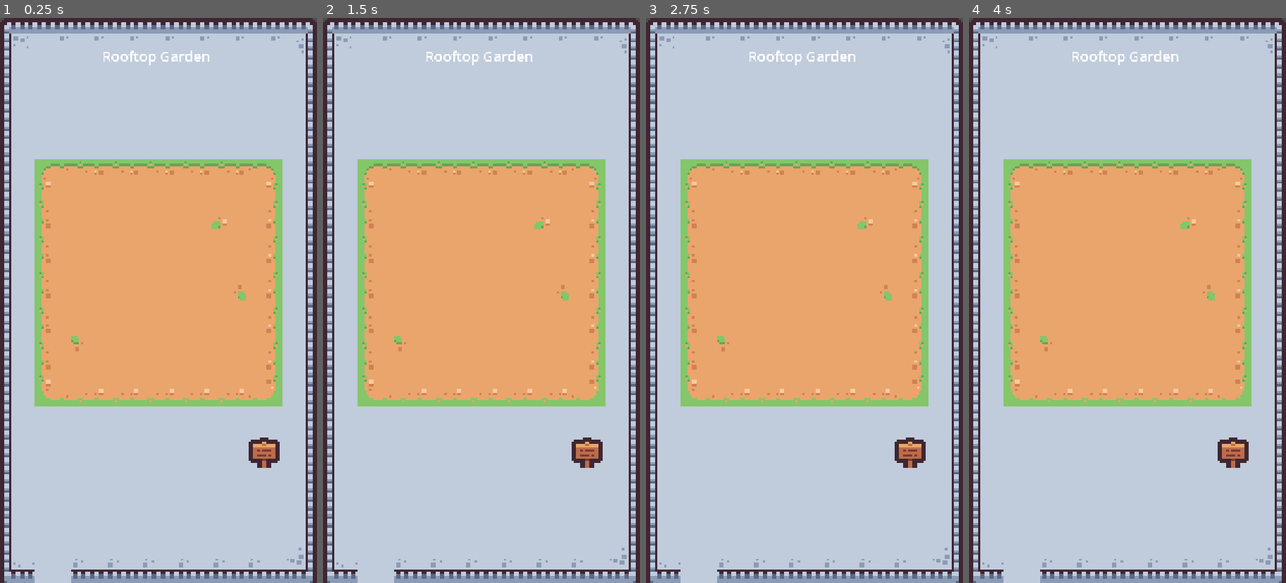
Above: before the commit, frames 1-4 (left to right).
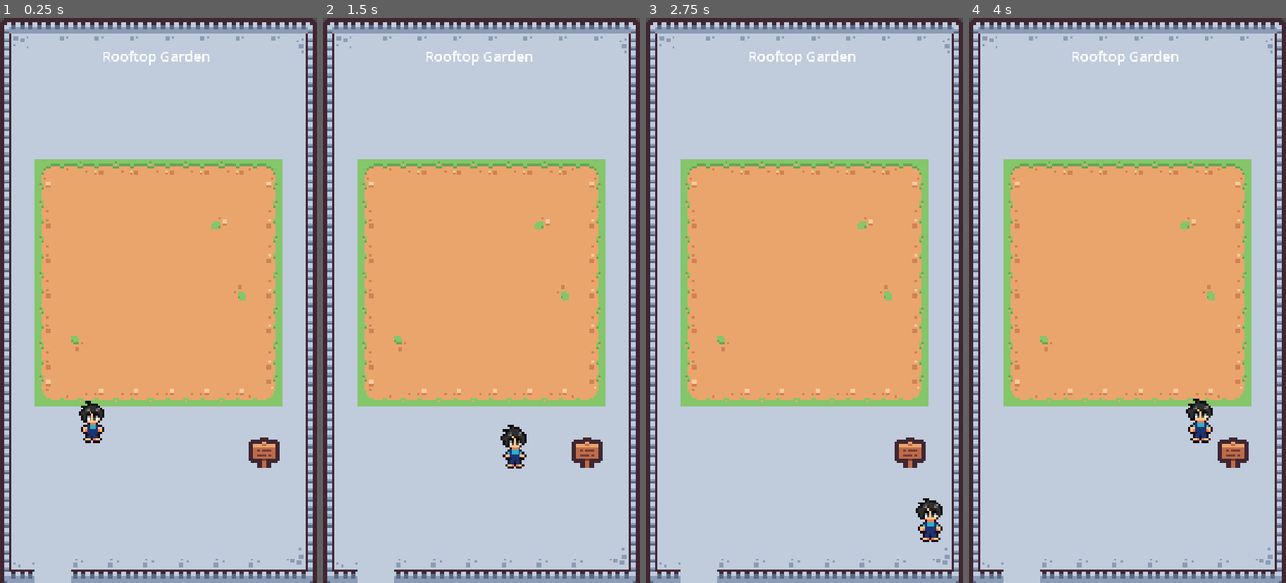
Above: after the commit, the same moments.

Repository: adnjoo/rooftop-garden
Game: Godot game, scene res://scenes/main.tscn
Two runs of this game, one before a commit and one after it. Both use one fixed random seed, a clock stepped at 60 frames per second and the inputs below.
Inputs:
- Up to frame 1 (0.25 s): no input
- Up to frame 2 (1.5 s): hold D (move_right, bound only after the commit) 0.53-1.28 s; hold S (move_down, bound only after the commit) from 1.28 s (still down)
- Up to frame 3 (2.75 s): release S (move_down, bound only after the commit) at 2.03 s; hold D (move_right, bound only after the commit) from 2.03 s (still down)
- Up to frame 4 (4 s): release D (move_right, bound only after the commit) at 2.78 s; hold W (move_up, bound only after the commit) 2.78-3.53 s; hold A (move_left, bound only after the commit) from 3.53 s (still down)

The runs differ from the first frame. In frame 1, 0.4% of the frame differs, in the area x 24-33%, y 67-76%; in frame 2, 0.4%; in frame 3, 0.5%; in frame 4, 0.5%, in the area x 68-77%, y 67-76%.

Commit message:
feat: add player character with idle animation (#4)
* feat: add player character with idle animation

* Add player character with movement and animations

* feat: add WASD + arrow key movement controls

* feat: add collision walls to contain player in play area

Diff:
--- a/project.godot
+++ b/project.godot
@@ -21,6 +21,33 @@
 window/size/viewport_height=1280
 window/stretch/mode="canvas_items"
 
+[input]
+
+move_left={
+"deadzone": 0.5,
+"events": [Object(InputEventKey,"resource_local_to_scene":false,"resource_name":"","device":-1,"window_id":0,"alt_pressed":false,"shift_pressed":false,"ctrl_pressed":false,"meta_pressed":false,"pressed":false,"keycode":0,"physical_keycode":65,"key_label":0,"unicode":97,"location":0,"echo":false,"script":null)
+, Object(InputEventKey,"resource_local_to_scene":false,"resource_name":"","device":-1,"window_id":0,"alt_pressed":false,"shift_pressed":false,"ctrl_pressed":false,"meta_pressed":false,"pressed":false,"keycode":0,"physical_keycode":4194319,"key_label":0,"unicode":0,"location":0,"echo":false,"script":null)
+]
+}
+move_right={
+"deadzone": 0.5,
+"events": [Object(InputEventKey,"resource_local_to_scene":false,"resource_name":"","device":-1,"window_id":0,"alt_pressed":false,"shift_pressed":false,"ctrl_pressed":false,"meta_pressed":false,"pressed":false,"keycode":0,"physical_keycode":68,"key_label":0,"unicode":100,"location":0,"echo":false,"script":null)
+, Object(InputEventKey,"resource_local_to_scene":false,"resource_name":"","device":-1,"window_id":0,"alt_pressed":false,"shift_pressed":false,"ctrl_pressed":false,"meta_pressed":false,"pressed":false,"keycode":0,"physical_keycode":4194321,"key_label":0,"unicode":0,"location":0,"echo":false,"script":null)
+]
+}
+move_up={
+"deadzone": 0.5,
+"events": [Object(InputEventKey,"resource_local_to_scene":false,"resource_name":"","device":-1,"window_id":0,"alt_pressed":false,"shift_pressed":false,"ctrl_pressed":false,"meta_pressed":false,"pressed":false,"keycode":0,"physical_keycode":87,"key_label":0,"unicode":119,"location":0,"echo":false,"script":null)
+, Object(InputEventKey,"resource_local_to_scene":false,"resource_name":"","device":-1,"window_id":0,"alt_pressed":false,"shift_pressed":false,"ctrl_pressed":false,"meta_pressed":false,"pressed":false,"keycode":0,"physical_keycode":4194320,"key_label":0,"unicode":0,"location":0,"echo":false,"script":null)
+]
+}
+move_down={
+"deadzone": 0.5,
+"events": [Object(InputEventKey,"resource_local_to_scene":false,"resource_name":"","device":-1,"window_id":0,"alt_pressed":false,"shift_pressed":false,"ctrl_pressed":false,"meta_pressed":false,"pressed":false,"keycode":0,"physical_keycode":83,"key_label":0,"unicode":115,"location":0,"echo":false,"script":null)
+, Object(InputEventKey,"resource_local_to_scene":false,"resource_name":"","device":-1,"window_id":0,"alt_pressed":false,"shift_pressed":false,"ctrl_pressed":false,"meta_pressed":false,"pressed":false,"keycode":0,"physical_keycode":4194322,"key_label":0,"unicode":0,"location":0,"echo":false,"script":null)
+]
+}
+
 [rendering]
 
 textures/canvas_textures/default_texture_filter=0
--- a/scenes/main.tscn
+++ b/scenes/main.tscn
@@ -1,7 +1,8 @@
-[gd_scene load_steps=6 format=3 uid="uid://155xx7s6y6ta"]
+[gd_scene load_steps=11 format=3 uid="uid://155xx7s6y6ta"]
 
 [ext_resource type="Texture2D" uid="uid://bi1sm8ng833hk" path="res://assets/sprites/kenney/tiny_town_tilemap_packed.png" id="1_o5qli"]
 [ext_resource type="Texture2D" uid="uid://h0j2d853ju51" path="res://assets/sprites/kenney/tile_0083.png" id="2_0wfyh"]
+[ext_resource type="PackedScene" uid="uid://be8qbmt0fe144" path="res://scenes/player.tscn" id="3_player"]
 
 [sub_resource type="TileSetAtlasSource" id="TileSetAtlasSource_o5qli"]
 texture = ExtResource("1_o5qli")
@@ -141,6 +142,18 @@
 [sub_resource type="TileSet" id="TileSet_0wfyh"]
 sources/0 = SubResource("TileSetAtlasSource_o5qli")
 
+[sub_resource type="RectangleShape2D" id="RectangleShape2D_top"]
+size = Vector2(720, 50)
+
+[sub_resource type="RectangleShape2D" id="RectangleShape2D_bottom"]
+size = Vector2(720, 50)
+
+[sub_resource type="RectangleShape2D" id="RectangleShape2D_left"]
+size = Vector2(50, 1280)
+
+[sub_resource type="RectangleShape2D" id="RectangleShape2D_right"]
+size = Vector2(50, 1280)
+
 [sub_resource type="LabelSettings" id="LabelSettings_0wfyh"]
 font_size = 32
 
@@ -166,6 +179,35 @@
 position = Vector2(600, 984)
 scale = Vector2(5, 5)
 texture = ExtResource("2_0wfyh")
+
+[node name="Player" parent="World" instance=ExtResource("3_player")]
+position = Vector2(208, 912)
+
+[node name="Walls" type="Node2D" parent="World"]
+
+[node name="TopWall" type="StaticBody2D" parent="World/Walls"]
+position = Vector2(360, -25)
+
+[node name="CollisionShape2D" type="CollisionShape2D" parent="World/Walls/TopWall"]
+shape = SubResource("RectangleShape2D_top")
+
+[node name="BottomWall" type="StaticBody2D" parent="World/Walls"]
+position = Vector2(360, 1305)
+
+[node name="CollisionShape2D" type="CollisionShape2D" parent="World/Walls/BottomWall"]
+shape = SubResource("RectangleShape2D_bottom")
+
+[node name="LeftWall" type="StaticBody2D" parent="World/Walls"]
+position = Vector2(-25, 640)
+
+[node name="CollisionShape2D" type="CollisionShape2D" parent="World/Walls/LeftWall"]
+shape = SubResource("RectangleShape2D_left")
+
+[node name="RightWall" type="StaticBody2D" parent="World/Walls"]
+position = Vector2(745, 640)
+
+[node name="CollisionShape2D" type="CollisionShape2D" parent="World/Walls/RightWall"]
+shape = SubResource("RectangleShape2D_right")
 
 [node name="UI" type="Control" parent="."]
 layout_mode = 1
--- /dev/null
+++ b/scenes/player.tscn
@@ -0,0 +1,56 @@
+[gd_scene load_steps=9 format=3 uid="uid://be8qbmt0fe144"]
+
+[ext_resource type="Texture2D" uid="uid://b6n4obawcwdqe" path="res://assets/sprites/farm-rpg-emanuelledev/Character/Idle.png" id="1_3vyb7"]
+[ext_resource type="Script" uid="uid://c3ubxpp10k6x6" path="res://scripts/player.gd" id="1_g2els"]
+
+[sub_resource type="AtlasTexture" id="AtlasTexture_g2els"]
+atlas = ExtResource("1_3vyb7")
+region = Rect2(0, 0, 32, 32)
+
+[sub_resource type="AtlasTexture" id="AtlasTexture_qhqgy"]
+atlas = ExtResource("1_3vyb7")
+region = Rect2(32, 0, 32, 32)
+
+[sub_resource type="AtlasTexture" id="AtlasTexture_dqkch"]
+atlas = ExtResource("1_3vyb7")
+region = Rect2(64, 0, 32, 32)
+
+[sub_resource type="AtlasTexture" id="AtlasTexture_qlg0r"]
+atlas = ExtResource("1_3vyb7")
+region = Rect2(96, 0, 32, 32)
+
+[sub_resource type="SpriteFrames" id="SpriteFrames_tuyoq"]
+animations = [{
+"frames": [{
+"duration": 1.0,
+"texture": SubResource("AtlasTexture_g2els")
+}, {
+"duration": 1.0,
+"texture": SubResource("AtlasTexture_qhqgy")
+}, {
+"duration": 1.0,
+"texture": SubResource("AtlasTexture_dqkch")
+}, {
+"duration": 1.0,
+"texture": SubResource("AtlasTexture_qlg0r")
+}],
+"loop": true,
+"name": &"idle",
+"speed": 5.0
+}]
+
+[sub_resource type="RectangleShape2D" id="RectangleShape2D_3vyb7"]
+size = Vector2(7, 1)
+
+[node name="Player" type="CharacterBody2D"]
+script = ExtResource("1_g2els")
+
+[node name="AnimatedSprite2D" type="AnimatedSprite2D" parent="."]
+scale = Vector2(5, 5)
+sprite_frames = SubResource("SpriteFrames_tuyoq")
+animation = &"idle"
+frame_progress = 0.18393709
+
+[node name="CollisionShape2D" type="CollisionShape2D" parent="."]
+position = Vector2(0.5, 10.5)
+shape = SubResource("RectangleShape2D_3vyb7")
--- /dev/null
+++ b/scripts/player.gd
@@ -0,0 +1,19 @@
+extends CharacterBody2D
+
+const SPEED = 300.0
+
+func _physics_process(_delta: float) -> void:
+	# Get input direction (WASD + Arrow keys)
+	var direction = Input.get_vector("move_left", "move_right", "move_up", "move_down")
+
+	# Set velocity
+	velocity = direction * SPEED
+
+	# Move the player
+	move_and_slide()
+
+	# Play animation
+	if velocity.length() == 0:
+		$AnimatedSprite2D.play("idle")
+	else:
+		$AnimatedSprite2D.stop()
Binary file added: assets/sprites/farm-rpg-emanuelledev/Character/Idle.png
Not shown, added: assets/sprites/farm-rpg-emanuelledev/Character/Idle.png.import
Binary file added: assets/sprites/farm-rpg-emanuelledev/Character/Walk.png
Not shown, added: assets/sprites/farm-rpg-emanuelledev/Character/Walk.png.import
Binary file added: assets/sprites/farm-rpg-emanuelledev/Farm Animals/Baby Chicken Yellow.png
Not shown, added: assets/sprites/farm-rpg-emanuelledev/Farm Animals/Baby Chicken Yellow.png.import
Binary file added: assets/sprites/farm-rpg-emanuelledev/Farm Animals/Chicken Blonde Green.png
Not shown, added: assets/sprites/farm-rpg-emanuelledev/Farm Animals/Chicken Blonde Green.png.import
Binary file added: assets/sprites/farm-rpg-emanuelledev/Farm Animals/Chicken Red.png
Not shown, added: assets/sprites/farm-rpg-emanuelledev/Farm Animals/Chicken Red.png.import
Binary file added: assets/sprites/farm-rpg-emanuelledev/Farm Animals/Female Cow Brown.png
Not shown, added: assets/sprites/farm-rpg-emanuelledev/Farm Animals/Female Cow Brown.png.import
(and 21 more such lines)
